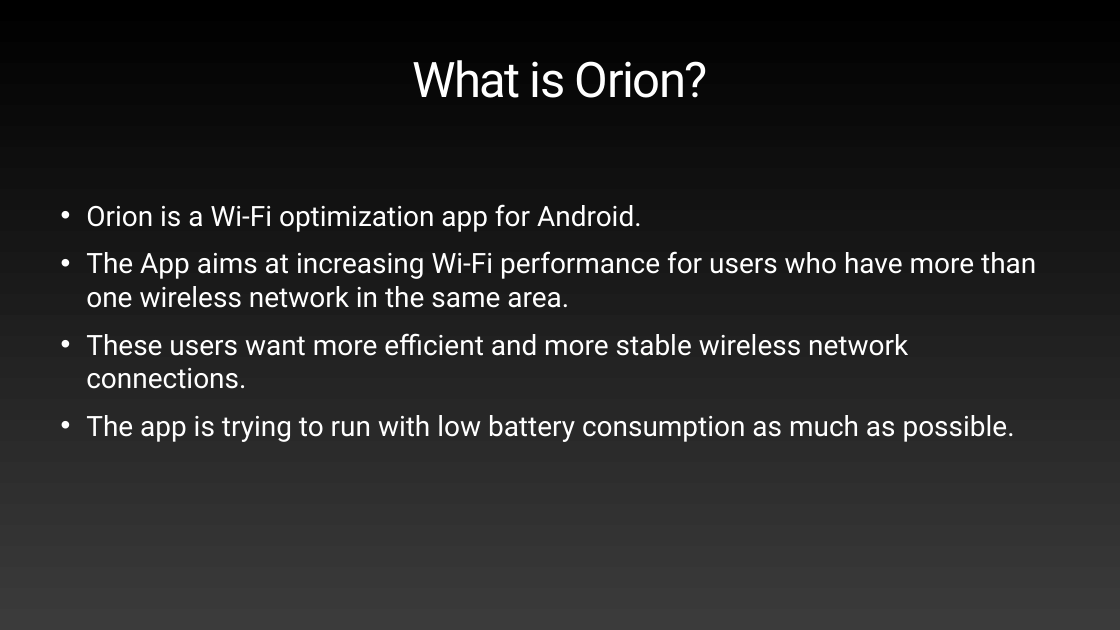
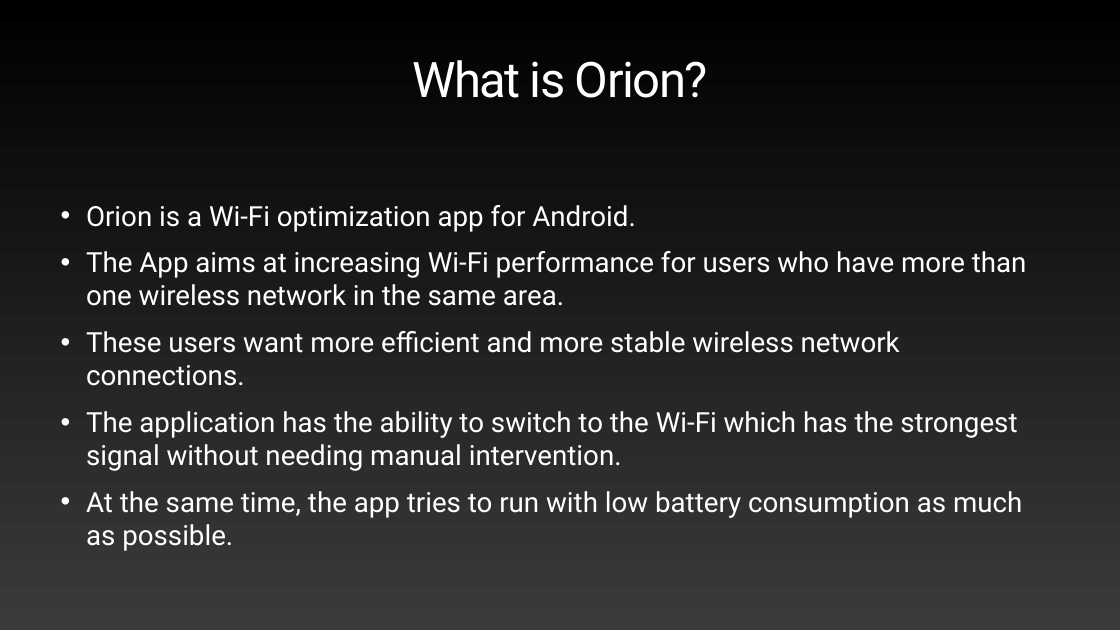
Before and after one commit to Anunlu/Project-Orion, a slide deck: slide 3 of 7- Midterm Presentation/7- Midterm Presentation.pptx. Drawn at 1120x630 pixels with LibreOffice and Linux fonts; fonts in the diff are those of the drawing. Boxes give left, top, right and bottom in pixels: in the first picture for what was removed or moved away, otherwise in the second. Text is boxed around its words. In the diff, an @@ line names an element or a change of style, - is before the commit and + after.

```diff
--- a/7- Midterm Presentation/7- Midterm Presentation.pptx
+++ b/7- Midterm Presentation/7- Midterm Presentation.pptx
@@ text at (x1=86, y1=205, x2=1027, y2=386): size 48 to 47.5 pt in "Orion is a Wi-Fi optimization app for ...", "The App aims at increasing Wi-Fi performance ...", "These users want more efficient and more ..."; indent changed; less space between paragraphs @@
@@ text at (x1=86, y1=411, x2=1022, y2=551): text changed; size 48 to 47.5 pt @@
-• The app is trying to run with low battery consumption as much as possible.
+• The application has the ability to switch to the Wi-Fi which has the strongest signal without needing manual intervention.
+• At the same time, the app tries to run with low battery consumption as much as possible.
```
Also in this commit, not shown: 1 other slide changed, 4 other files.
